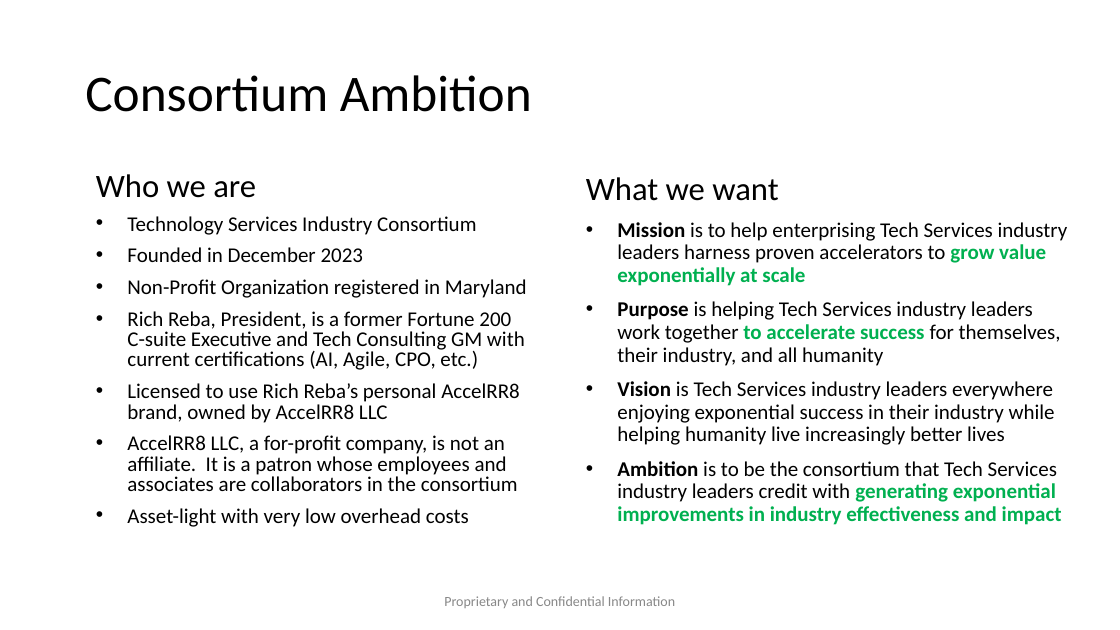
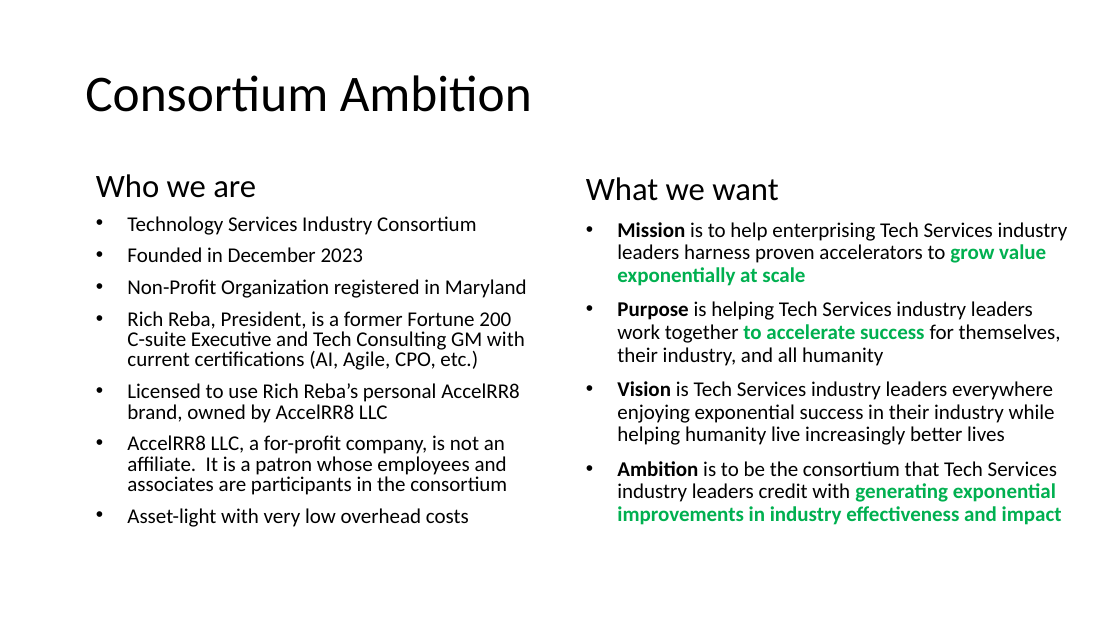
Before and after one commit to AccelRR8-Consortium-NonProfit/Management-Public, a slide deck: slide 4 of docs/1_Integration/1b_Strategy/AccelRR8 Consortium Non-Profit Organization Strategy.pptx. Drawn at 1120x630 pixels with LibreOffice and Linux fonts; fonts in the diff are those of the drawing; background and template pictures are left out. Boxes give left, top, right and bottom in pixels: in the first picture for what was removed or moved away, otherwise in the second. Text is boxed around its words. In the diff, an @@ line names an element or a change of style, - is before the commit and + after.

```diff
--- a/docs/1_Integration/1b_Strategy/AccelRR8 Consortium Non-Profit Organization Strategy.pptx
+++ b/docs/1_Integration/1b_Strategy/AccelRR8 Consortium Non-Profit Organization Strategy.pptx
@@ text at <box>127,435,507,495</box>: text changed @@
-• AccelRR8 LLC, a for-profit company, is not an affiliate. It is a patron whose employees and associates are collaborators in the consortium
+• AccelRR8 LLC, a for-profit company, is not an affiliate. It is a patron whose employees and associates are participants in the consortium
@@ text removed at <box>444,596,675,608</box> @@
-Proprietary and Confidential Information
```
Also in this commit, not shown: 20 other slides changed, 8 slides removed, 35 other files.
